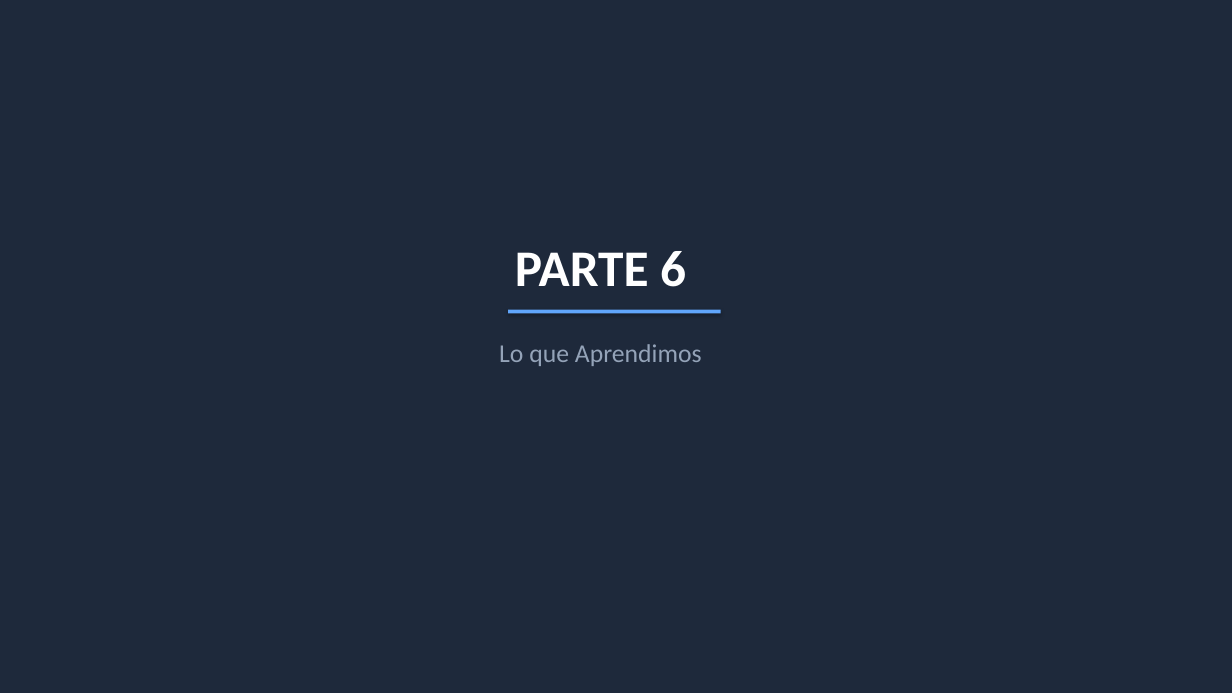
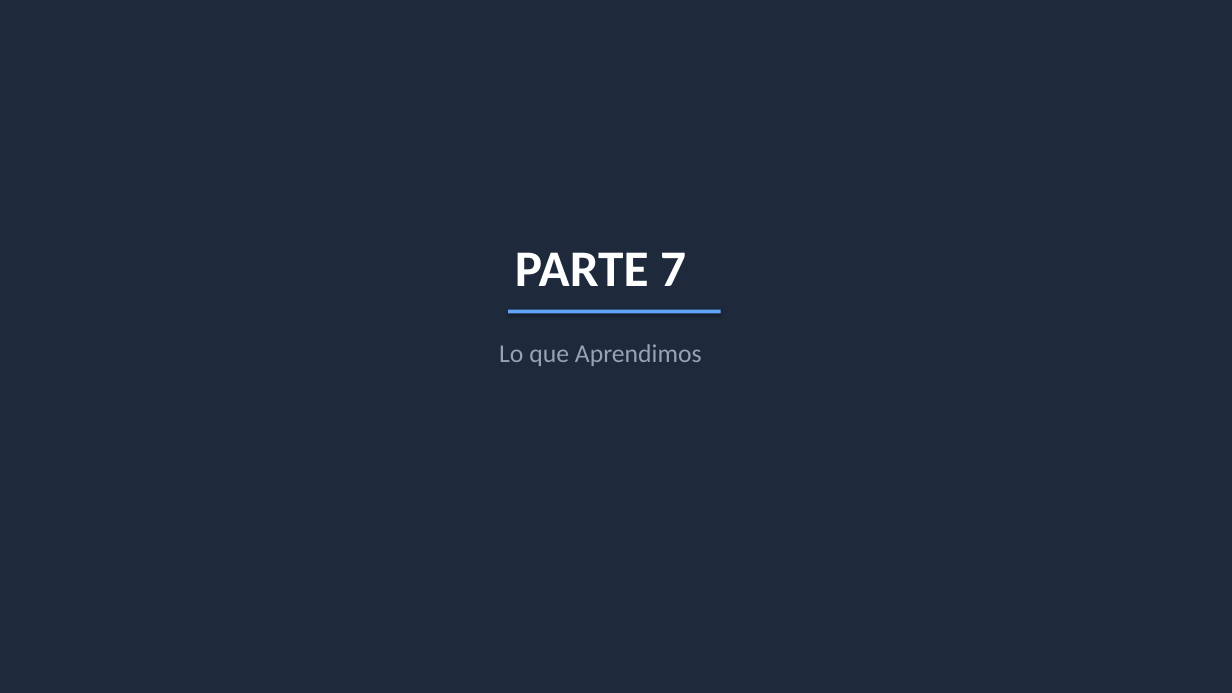
Before and after one commit to ASisroEndava/MultiAgentLab, a slide deck: slide 24 of documentation/Presentacion_MultiAgentLab_Javier_Ariel.pptx (slide 22 before the commit). Drawn at 1232x693 pixels with LibreOffice and Linux fonts; fonts in the diff are those of the drawing. Boxes give left, top, right and bottom in pixels: in the first picture for what was removed or moved away, otherwise in the second. Text is boxed around its words. In the diff, an @@ line names an element or a change of style, - is before the commit and + after.

```diff
--- a/documentation/Presentacion_MultiAgentLab_Javier_Ariel.pptx
+++ b/documentation/Presentacion_MultiAgentLab_Javier_Ariel.pptx
@@ text at (515,252,686,286): text changed @@
-PARTE 6
+PARTE 7
```
Also in this commit, not shown: 1 other slide changed, 2 slides removed, 4 other files.
